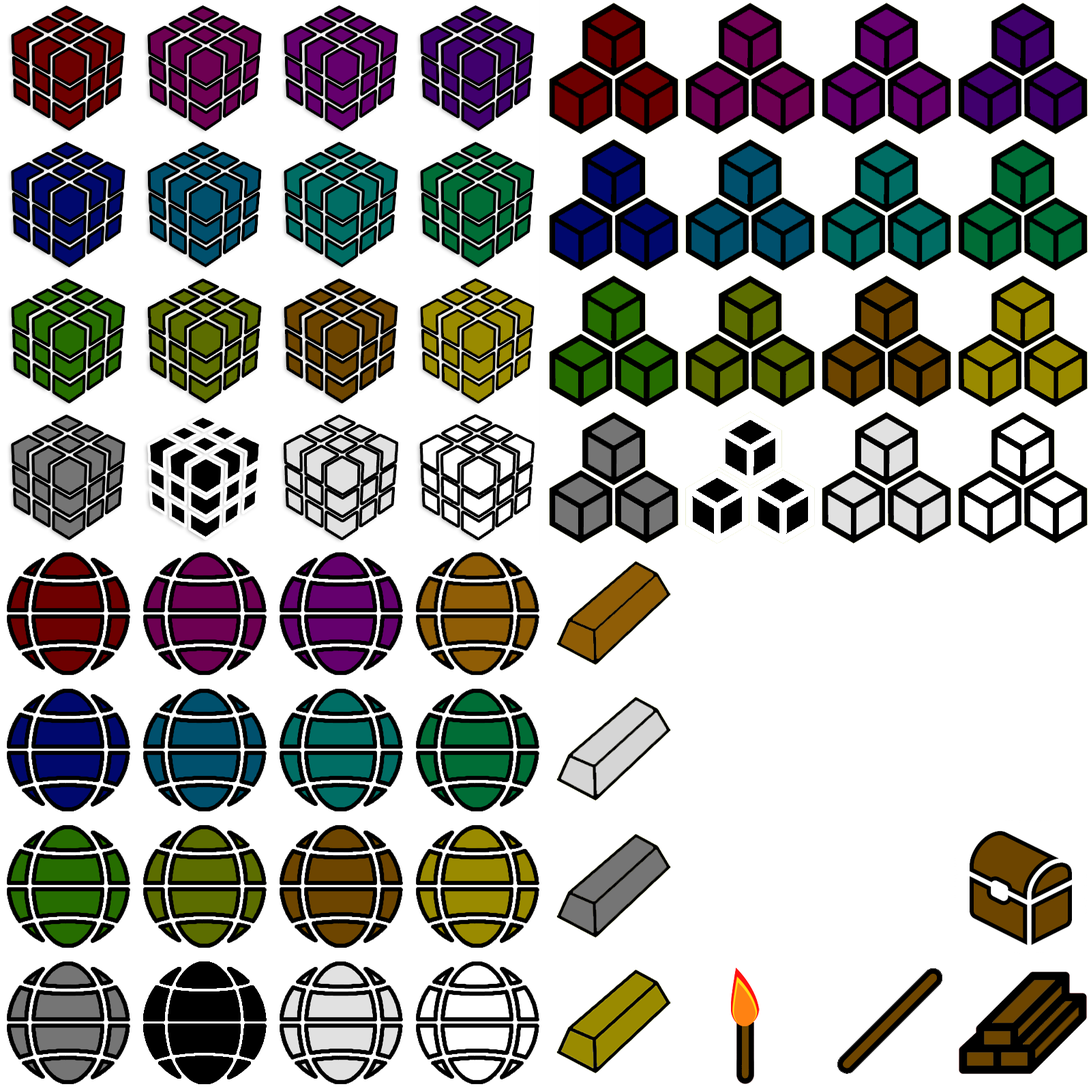
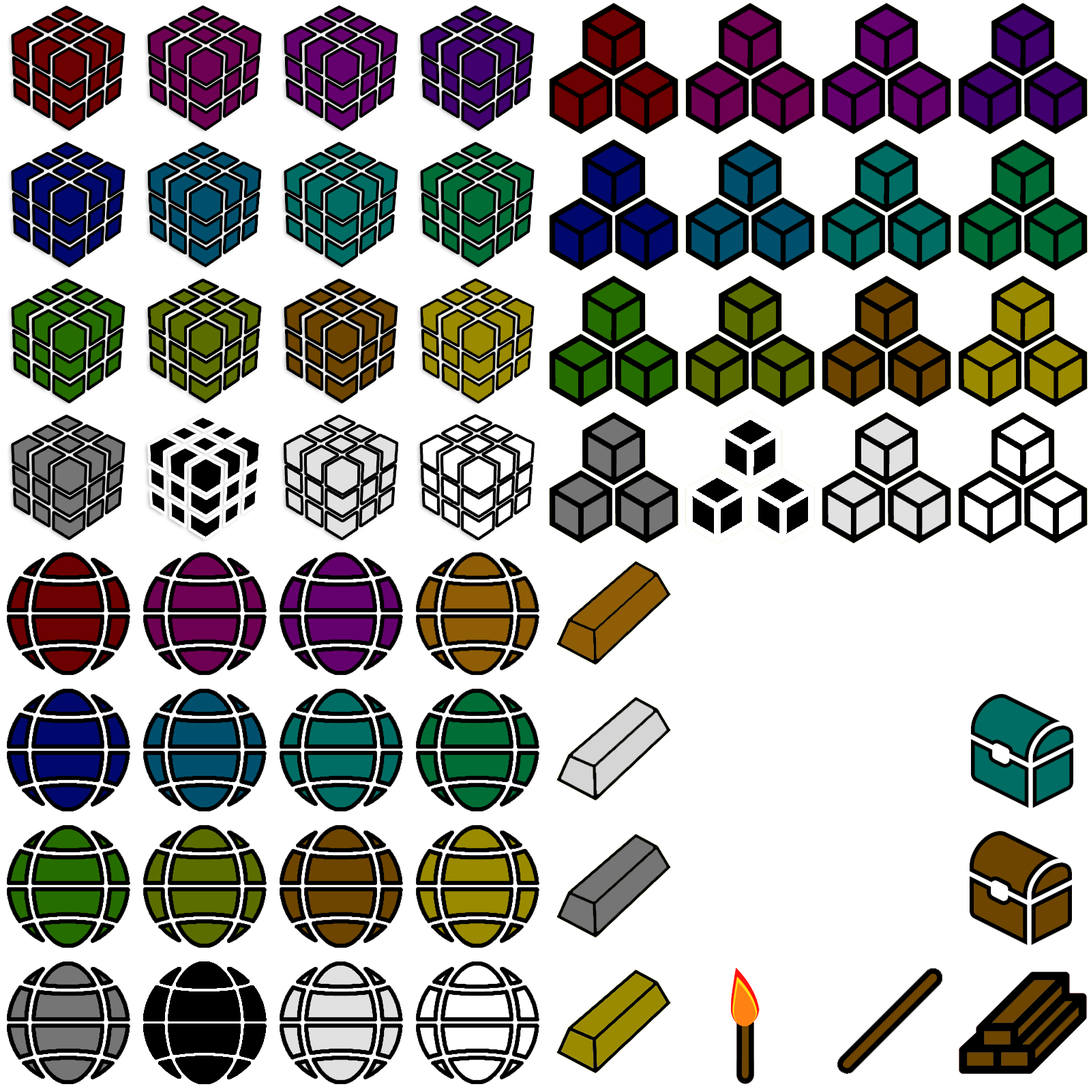
Revision of a layered w=1091, h=1091 image; what changed, layer by layer:
painted on "Layer 9" over [970, 693, 1075, 809]
